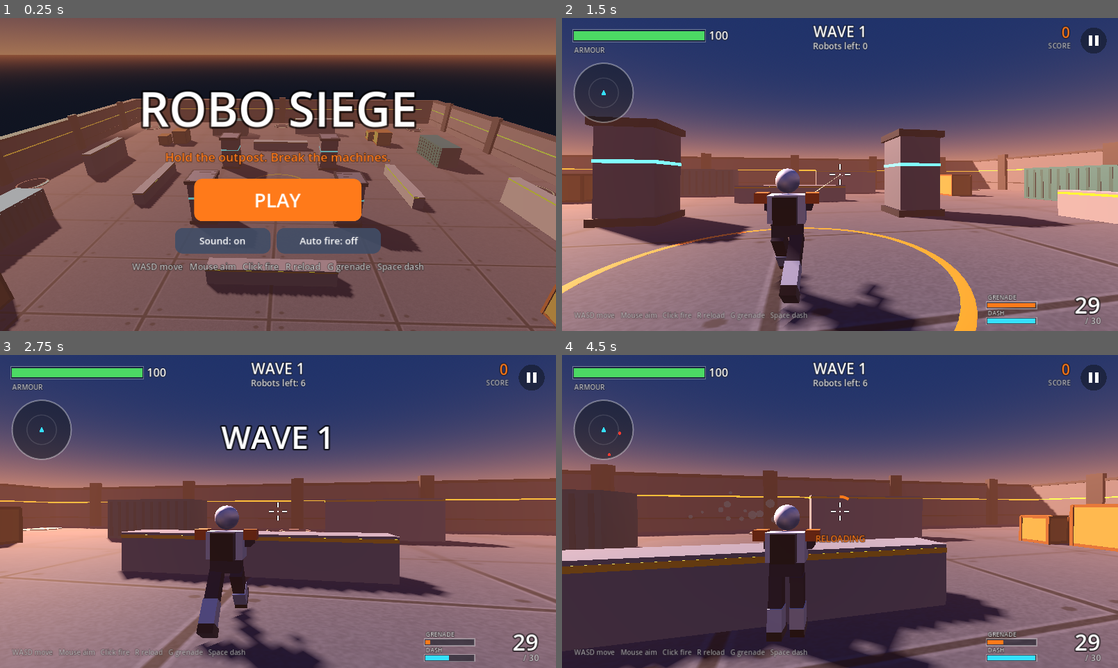
Above: before the commit, frames 1-4 (two rows, left to right).
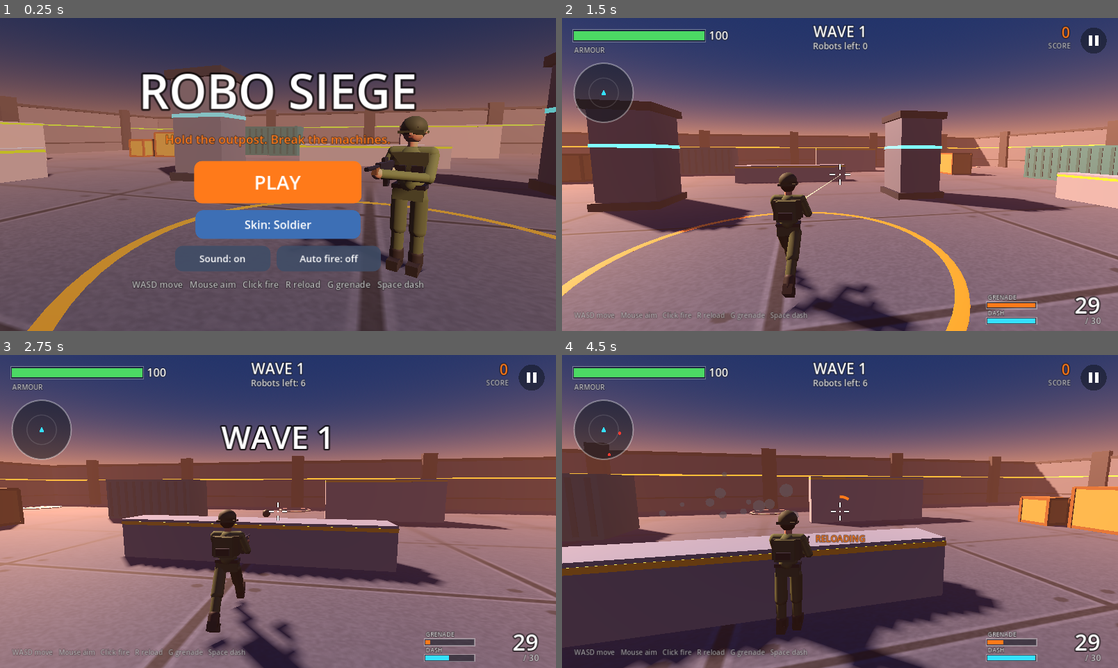
Above: after the commit, the same moments.

Repository: abrar1499/AI-GAMES
Game: Godot game, scene res://main.tscn
The game is run twice, just before and just after one commit, with the same random seed, the same clock (stepped at 60 frames per second) and the same inputs.
Inputs (mouse positions are in pixels of both pictures, inside the frame that each line leads up to):
- Up to frame 1 (0.25 s): no input
- Up to frame 2 (1.5 s): click "PLAY" at 0.5 s; tap Enter at 1.25 s; move the mouse to (867, 174) at 1.27 s; hold W from 1.28 s (still down); tap R at 1.35 s; click (867, 174) at 1.42 s
- Up to frame 3 (2.75 s): keep holding W; tap Space at 1.52, 2.27 s; move the mouse to (250, 511) at 2.02 s; tap G at 2.1 s
- Up to frame 4 (4.5 s): keep holding W; move the mouse to (851, 505) at 2.77 s; tap Shift at 2.85 s; move the mouse to (834, 517) at 3.52 s; tap P at 3.6 s; click (834, 517) at 3.67 s; tap Space at 3.77 s; move the mouse to (878, 514) at 4.27 s; tap R at 4.35 s

The runs differ from the first frame. In frame 1, 77% of the frame differs, in the area x 0-100%, y 0-100%; in frame 2, 39%; in frame 3, 35%; in frame 4, 37%.

Commit message:
Make the Robo Siege trooper a person, with four skins
The player was a boxy armoured figure that read as another robot. It is
now a human built from rounded limbs: face, hair or headgear, hands on
the rifle, uniform, vest, boots and a pack.

- Rig.LOOKS lists four outfits (Soldier, Commando, Desert, Street) with
  their own skin tone, hair, clothes and headgear
- The menu shows the chosen trooper beside the buttons and has a Skin
  button to cycle through them; the choice is saved
- New screenshots, clip and a picture of the skins

Co-Authored-By: Claude Fable 5.2 <noreply@anthropic.com>
Claude-Session: https://claude.ai/code/session_01U3zDcAnATwWitWEYXQZVfg

Diff:
--- a/robo-siege/main.gd
+++ b/robo-siege/main.gd
@@ -40,6 +40,7 @@
 var best_score := 0
 var sound_on := true
 var auto_fire := true
+var skin := 0
 
 var arena: Node3D
 var player: CharacterBody3D
@@ -56,6 +57,7 @@
 var _menu_cam: Camera3D
 var _menu_angle := 0.0
 var _over_wait := 0.0
+var _model: Node3D
 
 
 func _ready() -> void:
@@ -112,6 +114,7 @@
 	best_score = cfg.get_value("best", "score", 0)
 	sound_on = cfg.get_value("options", "sound", true)
 	auto_fire = cfg.get_value("options", "auto_fire", DisplayServer.is_touchscreen_available())
+	skin = clampi(cfg.get_value("options", "skin", 0), 0, Rig.LOOKS.size() - 1)
 
 
 func _save() -> void:
@@ -120,12 +123,29 @@
 	cfg.set_value("best", "score", best_score)
 	cfg.set_value("options", "sound", sound_on)
 	cfg.set_value("options", "auto_fire", auto_fire)
+	cfg.set_value("options", "skin", skin)
 	cfg.save(SAVE_PATH)
 
 
 # ---------------------------------------------------------------- starting and ending
 
+## Puts the chosen trooper in the middle of the outpost for the menu.
+func _show_model() -> void:
+	if _model:
+		_model.queue_free()
+	_model = Rig.new()
+	world.add_child(_model)
+	_model.build(Rig.Kind.TROOPER, skin)
+	_model.position = Vector3(-0.4, 0, 0)
+	_model.rotation.y = -0.35
+	_model.scale = Vector3.ONE * 0.6
+	_model.create_tween().tween_property(_model, "scale", Vector3.ONE, 0.25).set_trans(Tween.TRANS_BACK).set_ease(Tween.EASE_OUT)
+
+
 func _clear_run() -> void:
+	if _model:
+		_model.queue_free()
+		_model = null
 	for e in get_tree().get_nodes_in_group("enemies"):
 		e.queue_free()
 	for n in world.get_children():
@@ -149,6 +169,7 @@
 	player = Player.new()
 	player.fx = fx
 	player.auto_fire = auto_fire
+	player.look = skin
 	player.assist = 0.75 if hud.touch else 0.35
 	player.position = Vector3(0, 0.1, 2)
 	player.shot_hit.connect(hud.on_shot_hit)
@@ -240,9 +261,14 @@
 	match state:
 		State.MENU:
 			# The camera circles the empty outpost behind the menu.
-			_menu_angle += dt * 0.12
-			var at := Vector3(sin(_menu_angle) * 26.0, 13.0, cos(_menu_angle) * 26.0)
-			_menu_cam.look_at_from_position(at, Vector3(0, 1.5, 0))
+			# The camera drifts round the chosen trooper, who stands to one side
+			# of the buttons.
+			_menu_angle += dt * 0.25
+			var swing := sin(_menu_angle) * 0.45
+			var at := Vector3(sin(swing) * 3.5, 1.6, -cos(swing) * 3.5)
+			_menu_cam.look_at_from_position(at, Vector3(1.25, 1.1, 0))
+			if _model:
+				_model.speed = 0.0
 		State.PLAYING:
 			_run_wave(dt)
 		State.OVER:
@@ -429,7 +455,8 @@
 	_clear_run()
 	hud.set_active(false)
 	_menu_cam.make_current()
-	var col := _open_panel(0.35)
+	_show_model()
+	var col := _open_panel(0.25)
 	var title := _label("ROBO SIEGE", 110, Color.WHITE)
 	col.add_child(title)
 	col.add_child(_label("Hold the outpost. Break the machines.", 28, C_ORANGE))
@@ -437,6 +464,13 @@
 	var play := _button("PLAY", C_ORANGE, Vector2(380, 96), 44)
 	play.pressed.connect(start_game)
 	col.add_child(_centered(play))
+	var pick := _button("Skin: %s" % Rig.LOOKS[skin].name, Color("3d6fb5"), Vector2(380, 66), 26)
+	pick.pressed.connect(func():
+		skin = (skin + 1) % Rig.LOOKS.size()
+		pick.text = "Skin: %s" % Rig.LOOKS[skin].name
+		_show_model()
+		_save())
+	col.add_child(_centered(pick))
 	if best_wave > 0:
 		col.add_child(_label("Best: wave %d   -   %d points" % [best_wave, best_score], 24, Color(1, 1, 1, 0.85)))
 	_option_buttons(col)
--- a/robo-siege/player.gd
+++ b/robo-siege/player.gd
@@ -49,6 +49,8 @@
 var assist := 0.5              # 0..1, how much the aim is pulled to a robot
 ## Plays the game by itself; used by the smoke test.
 var autopilot := false
+## Which outfit to wear: an index into Rig.LOOKS.
+var look := 0
 
 var cam_yaw := 0.0
 var cam_pitch := -0.15
@@ -83,7 +85,7 @@
 
 	rig = Rig.new()
 	add_child(rig)
-	rig.build(Rig.Kind.TROOPER)
+	rig.build(Rig.Kind.TROOPER, look)
 
 	camera = Camera3D.new()
 	camera.fov = 68.0
--- a/robo-siege/rig.gd
+++ b/robo-siege/rig.gd
@@ -6,6 +6,19 @@
 ## `kick()` when firing, `flash()` when hit and `explode()` when destroyed.
 
 enum Kind { TROOPER, GRUNT, RUSHER, HEAVY, BOSS }
+
+## The outfits the player can choose. hat: 0 hair, 1 helmet, 2 beret, 3 cap
+## and sunglasses.
+const LOOKS := [
+	{"name": "Soldier", "skin": Color("c98f6b"), "hair": Color("1c1612"), "shirt": Color("5c6b3a"), "trousers": Color("4a5730"),
+		"vest": Color("3b4426"), "pack": Color("4a5730"), "accent": Color("5c6b3a"), "hat": 1, "beard": false, "sleeves": true},
+	{"name": "Commando", "skin": Color("8d5a3b"), "hair": Color("0f0d0c"), "shirt": Color("23262d"), "trousers": Color("1b1d22"),
+		"vest": Color("31353e"), "pack": Color("23262d"), "accent": Color("b3202a"), "hat": 2, "beard": true, "sleeves": false},
+	{"name": "Desert", "skin": Color("e2b28f"), "hair": Color("6b4423"), "shirt": Color("c2a878"), "trousers": Color("a58d62"),
+		"vest": Color("7d6a48"), "pack": Color("8f7a54"), "accent": Color("7d6a48"), "hat": 3, "beard": false, "sleeves": true},
+	{"name": "Street", "skin": Color("a9714e"), "hair": Color("15110e"), "shirt": Color("e8e8ea"), "trousers": Color("2f4a7a"),
+		"vest": Color("d9541e"), "pack": Color("2b2b30"), "accent": Color("d9541e"), "hat": 0, "beard": true, "sleeves": false},
+]
 
 ## Metres per second over the ground; drives the legs.
 var speed := 0.0
@@ -95,11 +108,11 @@
 	return n
 
 
-func build(kind: Kind) -> void:
+func build(kind: Kind, look := 0) -> void:
 	body = _pivot(self, Vector3.ZERO)
 	match kind:
 		Kind.TROOPER:
-			_build_trooper()
+			_build_human(look)
 		Kind.GRUNT:
 			_build_robot(Color("7f93ad"), Color("3a4458"), Color("ff3b30"), 1.0, false)
 		Kind.RUSHER:
@@ -112,41 +125,108 @@
 		_gun_rest = gun.position
 
 
-func _build_trooper() -> void:
-	var armour := mat(Color("e8eef5"), 0.0, 0.3, 0.45)
-	var suit := mat(Color("26324a"), 0.0, 0.1, 0.8)
-	var accent := mat(Color("ff7a1a"), 0.0, 0.2, 0.5)
-	var visor := mat(Color("35e0ff"), 1.6, 0.6, 0.2)
+## A rounded limb from one point to another.
+func _limb(parent: Node3D, from: Vector3, to: Vector3, radius: float, material: Material) -> MeshInstance3D:
+	var mesh := CapsuleMesh.new()
+	mesh.radius = radius
+	mesh.height = from.distance_to(to) + radius * 2.0
+	mesh.radial_segments = 12
+	mesh.rings = 4
+	var mi := _add(parent, mesh, (from + to) * 0.5, material)
+	var along := (to - from).normalized()
+	# A capsule stands along Y; turn that axis onto the limb.
+	var side := along.cross(Vector3.FORWARD if absf(along.z) < 0.9 else Vector3.RIGHT).normalized()
+	mi.basis = Basis(side, along, side.cross(along))
+	return mi
+
+
+## The player: a person in uniform. `look` picks one of LOOKS.
+func _build_human(look: int) -> void:
+	var l: Dictionary = LOOKS[clampi(look, 0, LOOKS.size() - 1)]
+	var skin := mat(l.skin, 0.0, 0.0, 0.75)
+	var shirt := mat(l.shirt, 0.0, 0.0, 0.85)
+	var trousers := mat(l.trousers, 0.0, 0.0, 0.9)
+	var vest := mat(l.vest, 0.0, 0.1, 0.7)
+	var hair := mat(l.hair, 0.0, 0.0, 0.9)
+	var boots := mat(Color("23201d"), 0.0, 0.1, 0.6)
 	var metal := mat(Color("2a2d33"), 0.0, 0.7, 0.35)
-
-	hip_l = _pivot(body, Vector3(-0.15, 0.9, 0))
-	hip_r = _pivot(body, Vector3(0.15, 0.9, 0))
+	var wood := mat(Color("6b4a2b"), 0.0, 0.0, 0.8)
+	var dark := mat(Color("16181d"), 0.0, 0.2, 0.5)
+
+	# Legs swing from the hip.
+	hip_l = _pivot(body, Vector3(-0.11, 0.92, 0))
+	hip_r = _pivot(body, Vector3(0.11, 0.92, 0))
 	for hip: Node3D in [hip_l, hip_r]:
-		_box(hip, Vector3(0.19, 0.5, 0.22), Vector3(0, -0.25, 0), suit)
-		_box(hip, Vector3(0.21, 0.32, 0.25), Vector3(0, -0.62, 0.0), armour)
-		_box(hip, Vector3(0.21, 0.12, 0.34), Vector3(0, -0.84, -0.05), metal)
+		_limb(hip, Vector3(0, -0.04, 0), Vector3(0, -0.42, 0.01), 0.095, trousers)
+		_limb(hip, Vector3(0, -0.44, 0.01), Vector3(0, -0.78, 0.02), 0.075, trousers)
+		_box(hip, Vector3(0.13, 0.12, 0.28), Vector3(0, -0.86, -0.04), boots)
+		_limb(hip, Vector3(0, -0.72, 0.02), Vector3(0, -0.82, 0.02), 0.085, boots)
 
 	upper = _pivot(body, Vector3(0, 0.92, 0))
-	_box(upper, Vector3(0.46, 0.2, 0.26), Vector3(0, 0.08, 0), suit)
-	_box(upper, Vector3(0.56, 0.42, 0.32), Vector3(0, 0.4, 0), armour)
-	_box(upper, Vector3(0.3, 0.2, 0.06), Vector3(0, 0.44, -0.17), accent)
-	_box(upper, Vector3(0.34, 0.4, 0.16), Vector3(0, 0.4, 0.22), metal)      # backpack
-	_box(upper, Vector3(0.2, 0.16, 0.2), Vector3(-0.38, 0.56, 0), accent)   # shoulder pads
-	_box(upper, Vector3(0.2, 0.16, 0.2), Vector3(0.38, 0.56, 0), accent)
-	_ball(upper, 0.19, Vector3(0, 0.82, 0), armour)                          # helmet
-	_box(upper, Vector3(0.26, 0.09, 0.1), Vector3(0, 0.83, -0.15), visor)
-
-	# Both arms reach forward to hold the rifle.
-	_box(upper, Vector3(0.13, 0.13, 0.5), Vector3(0.3, 0.42, -0.26), suit)
-	_box(upper, Vector3(0.13, 0.13, 0.56), Vector3(-0.2, 0.4, -0.34), suit).rotation.y = -0.5
-
-	gun = _pivot(upper, Vector3(0.2, 0.4, -0.5))
-	_box(gun, Vector3(0.09, 0.15, 0.62), Vector3(0, 0, 0), metal)
-	_box(gun, Vector3(0.07, 0.2, 0.1), Vector3(0, -0.15, 0.12), metal)       # magazine
-	_box(gun, Vector3(0.07, 0.07, 0.3), Vector3(0, 0.02, -0.44), metal)      # barrel
-	_box(gun, Vector3(0.05, 0.06, 0.16), Vector3(0, 0.11, -0.05), accent)    # sight
-	_box(gun, Vector3(0.08, 0.12, 0.22), Vector3(0, -0.03, 0.4), suit)       # stock
-	muzzle = _pivot(gun, Vector3(0, 0.02, -0.62))
+	_box(upper, Vector3(0.34, 0.16, 0.21), Vector3(0, 0.03, 0), trousers)          # hips
+	_box(upper, Vector3(0.36, 0.05, 0.22), Vector3(0, 0.11, 0), dark)             # belt
+	_limb(upper, Vector3(0, 0.16, 0), Vector3(0, 0.44, 0), 0.145, shirt)          # torso
+	_box(upper, Vector3(0.4, 0.3, 0.31), Vector3(0, 0.36, 0), vest)               # vest
+	_box(upper, Vector3(0.12, 0.09, 0.05), Vector3(-0.1, 0.32, -0.17), dark)      # pouches
+	_box(upper, Vector3(0.12, 0.09, 0.05), Vector3(0.08, 0.32, -0.17), dark)
+	_limb(upper, Vector3(-0.2, 0.5, 0), Vector3(0.2, 0.5, 0), 0.075, shirt)       # shoulders
+	_limb(upper, Vector3(0, 0.54, 0), Vector3(0, 0.62, 0), 0.055, skin)           # neck
+
+	# Head, with a face for the menu and the death fall.
+	var head := _pivot(upper, Vector3(0, 0.74, 0))
+	_ball(head, 0.115, Vector3.ZERO, skin, 1.16)
+	_ball(head, 0.022, Vector3(-0.042, 0.015, -0.103), dark)                      # eyes
+	_ball(head, 0.022, Vector3(0.042, 0.015, -0.103), dark)
+	_box(head, Vector3(0.05, 0.012, 0.02), Vector3(-0.042, 0.048, -0.105), hair)  # brows
+	_box(head, Vector3(0.05, 0.012, 0.02), Vector3(0.042, 0.048, -0.105), hair)
+	_box(head, Vector3(0.028, 0.045, 0.035), Vector3(0, -0.01, -0.118), skin)     # nose
+	_box(head, Vector3(0.055, 0.012, 0.02), Vector3(0, -0.058, -0.103), mat(Color("8a4b3c"), 0.0, 0.0, 0.8))
+	_ball(head, 0.03, Vector3(-0.115, 0.0, 0), skin)                              # ears
+	_ball(head, 0.03, Vector3(0.115, 0.0, 0), skin)
+	if l.beard:
+		_ball(head, 0.1, Vector3(0, -0.06, -0.035), hair, 0.9)
+	match int(l.hat):
+		0:  # short hair
+			_ball(head, 0.122, Vector3(0, 0.035, 0.02), hair, 1.05)
+		1:  # helmet
+			_ball(head, 0.145, Vector3(0, 0.045, 0.01), vest, 0.95)
+			_box(head, Vector3(0.27, 0.03, 0.3), Vector3(0, 0.0, 0.0), vest)
+			_ball(head, 0.118, Vector3(0, 0.0, 0.03), hair, 1.0)
+		2:  # beret
+			_ball(head, 0.122, Vector3(0, 0.03, 0.025), hair, 1.0)
+			_ball(head, 0.14, Vector3(0.025, 0.11, 0.0), mat(l.accent, 0.0, 0.0, 0.9), 0.42)
+		3:  # cap and sunglasses
+			_ball(head, 0.125, Vector3(0, 0.05, 0.015), mat(l.accent, 0.0, 0.0, 0.9), 0.9)
+			_box(head, Vector3(0.2, 0.02, 0.14), Vector3(0, 0.055, -0.14), mat(l.accent, 0.0, 0.0, 0.9))
+			_box(head, Vector3(0.2, 0.045, 0.03), Vector3(0, 0.015, -0.105), dark)
+			_ball(head, 0.118, Vector3(0, -0.005, 0.035), hair, 0.95)
+
+	# The rifle, then arms reaching for it.
+	gun = _pivot(upper, Vector3(0.17, 0.36, -0.42))
+	_box(gun, Vector3(0.06, 0.11, 0.5), Vector3(0, 0, 0), metal)
+	_box(gun, Vector3(0.05, 0.18, 0.08), Vector3(0, -0.13, 0.06), metal)          # magazine
+	_box(gun, Vector3(0.045, 0.1, 0.07), Vector3(0, -0.09, 0.2), dark)            # grip
+	_tube(gun, 0.022, 0.34, Vector3(0, 0.02, -0.4), metal).rotation.x = PI * 0.5  # barrel
+	_box(gun, Vector3(0.05, 0.07, 0.2), Vector3(0, -0.02, -0.26), wood)           # handguard
+	_box(gun, Vector3(0.035, 0.045, 0.12), Vector3(0, 0.08, -0.02), dark)         # sight
+	_box(gun, Vector3(0.05, 0.1, 0.24), Vector3(0, -0.02, 0.36), wood)            # stock
+	muzzle = _pivot(gun, Vector3(0, 0.02, -0.58))
+
+	var sleeve: Material = shirt if l.sleeves else skin
+	var grip_r := gun.position + Vector3(0, -0.07, 0.2)
+	var grip_l := gun.position + Vector3(0, -0.05, -0.26)
+	var elbow_r := Vector3(0.3, 0.26, -0.06)
+	var elbow_l := Vector3(-0.22, 0.24, -0.2)
+	_limb(upper, Vector3(0.22, 0.48, 0), elbow_r, 0.062, shirt)
+	_limb(upper, elbow_r, grip_r, 0.052, sleeve)
+	_ball(upper, 0.058, grip_r, skin)
+	_limb(upper, Vector3(-0.22, 0.48, 0), elbow_l, 0.062, shirt)
+	_limb(upper, elbow_l, grip_l, 0.052, sleeve)
+	_ball(upper, 0.058, grip_l, skin)
+
+	# A small pack on the back, which is what the camera sees most.
+	_box(upper, Vector3(0.28, 0.3, 0.12), Vector3(0, 0.36, 0.21), mat(l.pack, 0.0, 0.0, 0.85))
+	_box(upper, Vector3(0.2, 0.1, 0.05), Vector3(0, 0.3, 0.29), dark)
 	height = 1.85
 
 
--- a/robo-siege/tools/screenshot.gd
+++ b/robo-siege/tools/screenshot.gd
@@ -39,6 +39,21 @@
 		main.hud.touch = true
 	await _frames(20)
 	await _snap("menu")
+	if args.has("skins"):
+		# One picture of the menu for each outfit, then one of each in play.
+		for i in main.Rig.LOOKS.size():
+			main.skin = i
+			main._show_menu()
+			await _frames(25)
+			await _snap("skin%d_menu" % i)
+		for i in main.Rig.LOOKS.size():
+			main.skin = i
+			main.start_game()
+			main.player.autopilot = true
+			await _frames(110)
+			await _snap("skin%d_play" % i)
+		quit()
+		return
 
 	var clip := args.has("clip")
 	if clip:
Binary file changed: robo-siege/media/gameplay.gif
Binary file changed: robo-siege/media/screenshots.png
Binary file added: robo-siege/media/skins.png
